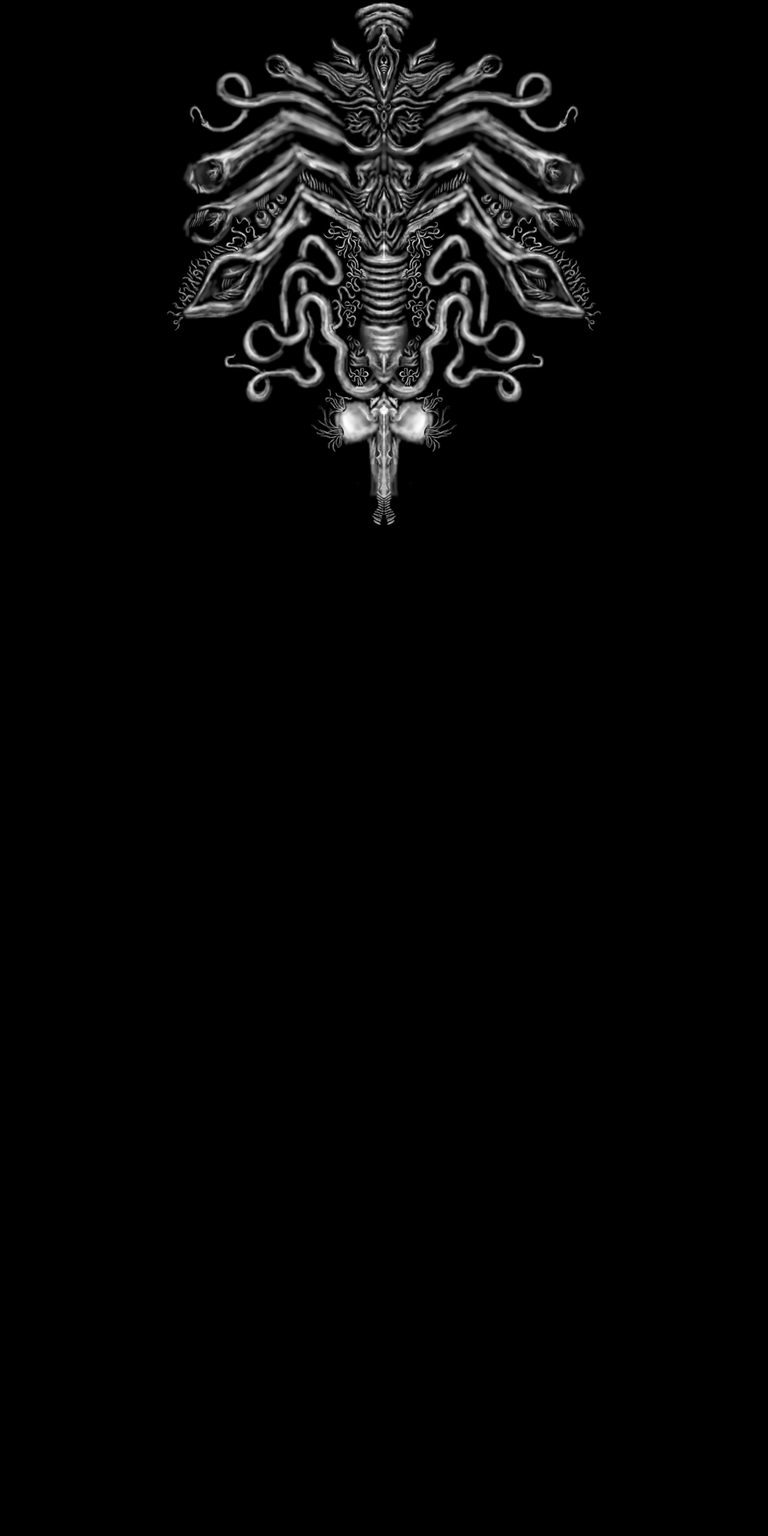
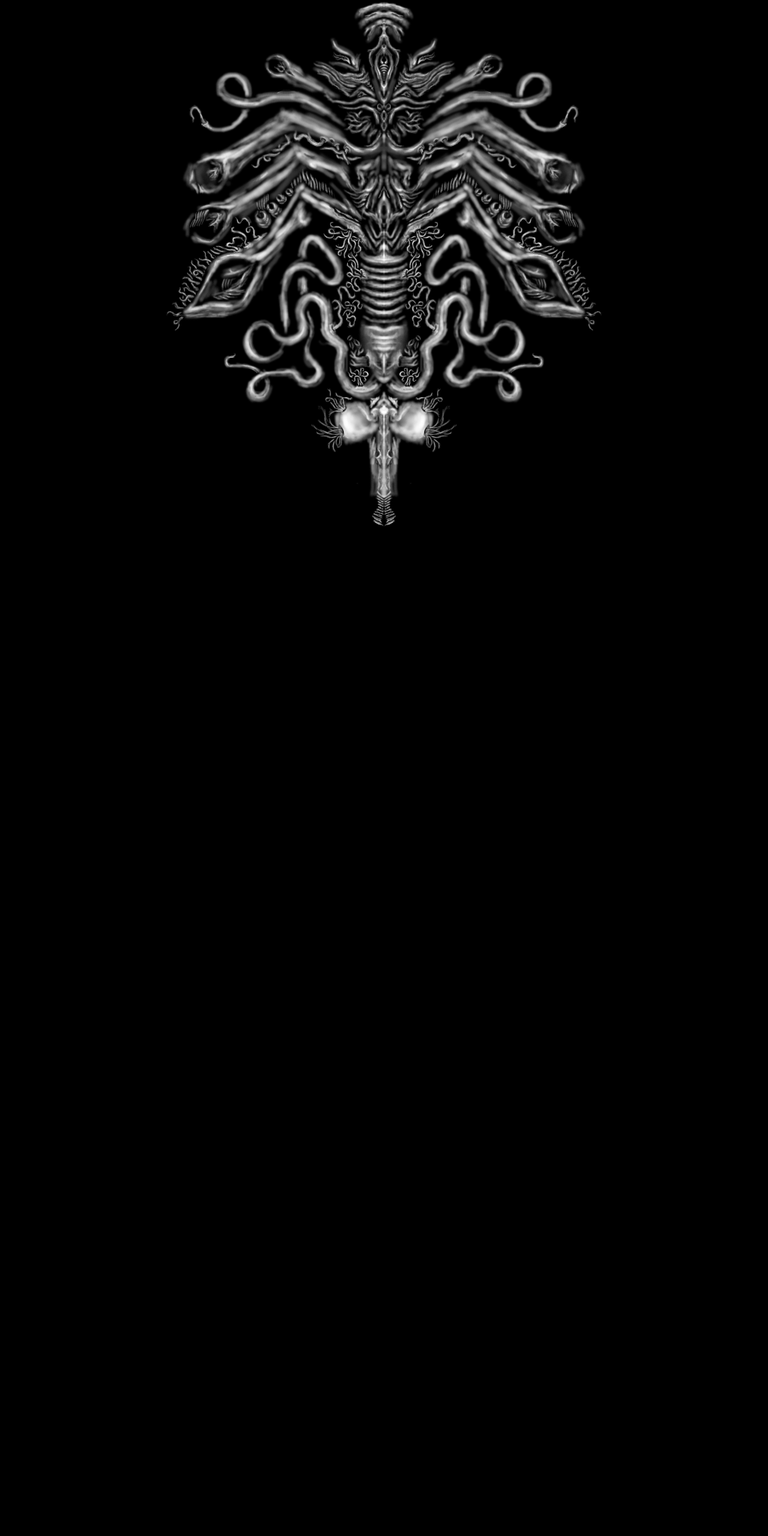
The second 768px x 1536px image is a revision of the first. Changes to its layers:
painted on "Слой 1" over (211, 129, 557, 527)
